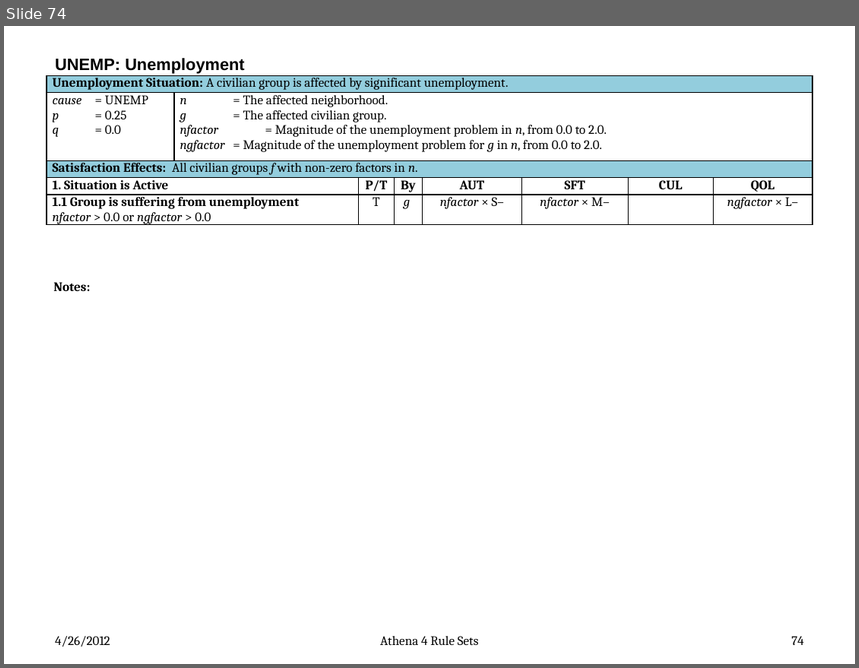
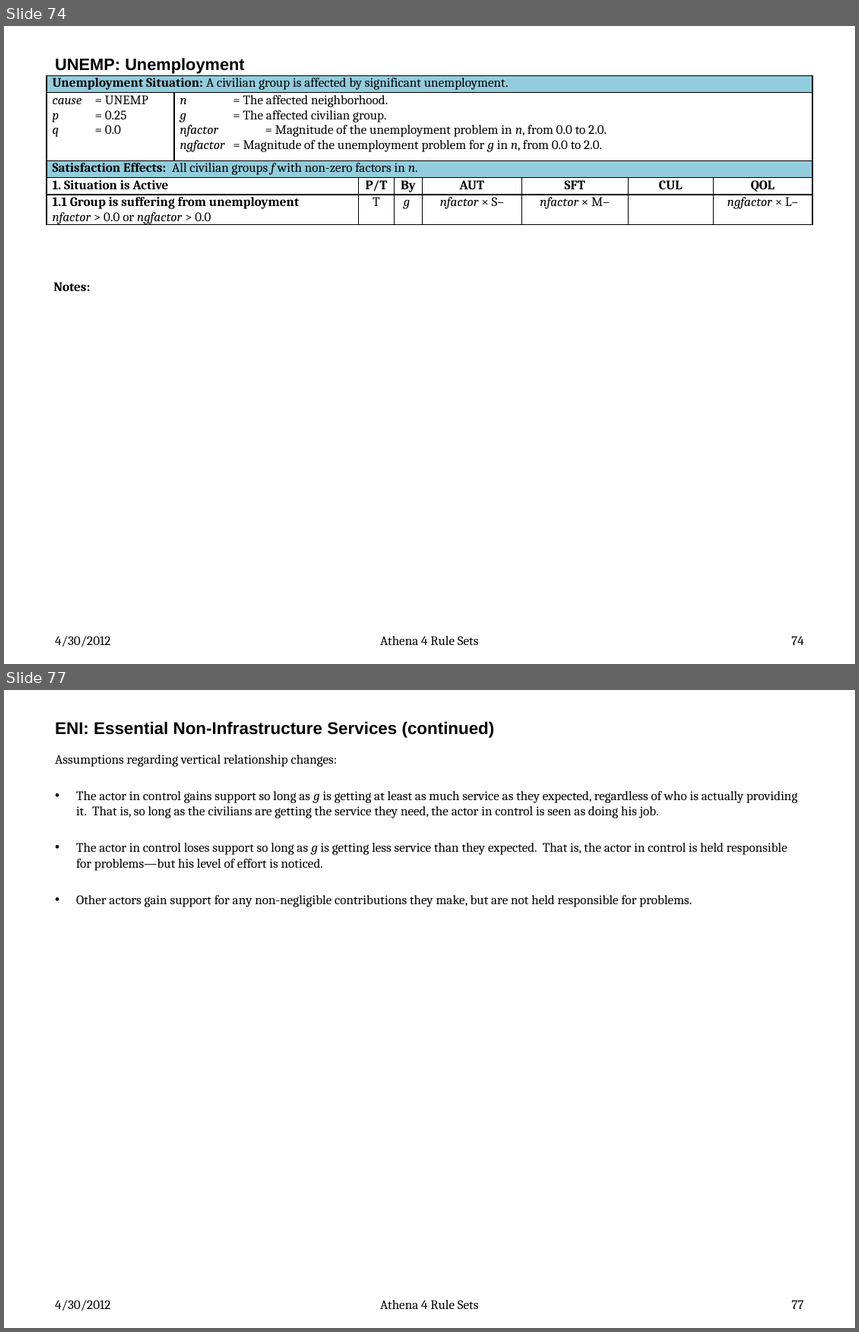
Before and after one commit to AthenaModel/athena-legacy, a slide deck: docs/dev/rules.pptx. Shown one above the other, each under a label of ours: slide 74 before the commit, slides 74 and 77 after it; the slides between them are not shown. The pictures are 859x668 and 859x1332 pixels, drawn with LibreOffice and Linux fonts; fonts in the diff are those of the drawing. Boxes give left, top, right and bottom in pixels: in the first picture for what was removed or moved away, otherwise in the second. Text is boxed around its words. In the diff, an @@ line names an element or a change of style, - is before the commit and + after.

Commit message:
Fixed Bug #{3419}
* Updated the AAG and Rules document per the vertical relationship
  model changes.
* Moved responsibility for determine which groups to run the ENI rules for
  to service_rules.tcl from service.tcl.
* Added a qcredit quality type to determine an actor's level of credit
  (Negligible, Some, or Most).
* Updated the ENI rule set.  The service cases (E+, E, E-, and R-) are
  used for both satisfaction and vrel inputs.

```diff
--- a/docs/dev/rules.pptx
+++ b/docs/dev/rules.pptx
@@ slide 77 added at (4, 690, 855, 1328), background #FFFFFF @@
@@ title added at (55, 721, 495, 738), 14.4 pt, text #000000, bold @@
+ENI: Essential Non-Infrastructure Services (continued)
@@ text added at (55, 755, 797, 907), 11 pt, text #000000 @@
+Assumptions regarding vertical relationship changes:
+• The actor in control gains support so long as g is getting at least as much service as they expected, regardless of who is actually providing it. That is, so long as the civilians are getting the service they need, the actor in control is seen as doing his job.
+• The actor in control loses support so long as g is getting less service than they expected. That is, the actor in control is held responsible for problems—but his level of effort is noticed.
+• Other actors gain support for any non-negligible contributions they make, but are not held responsible for problems.
@@ text added at (55, 1300, 110, 1311), 11 pt, text #000000 @@
+4/30/2012
@@ text added at (380, 1300, 479, 1309), 11 pt, text #000000 @@
+Athena 4 Rule Sets
@@ page number added at (792, 1300, 804, 1309), 11 pt, text #000000 @@
+77
@@ slide 74 changed as well @@
@@ text at (55, 636, 110, 647): text changed @@
-4/26/2012
+4/30/2012
```
Also in this commit, not shown: 76 other slides changed, 1 slide removed, 6 other files.
